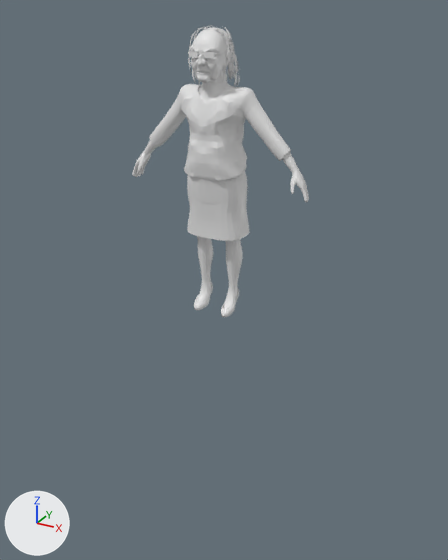
The FBX model The Forgotten Pages/Assets/Art/librarian.fbx, before and after one commit.
Before and after are seen from a camera (50 mm lens) standing at (1.83, -3.2, 1.83) and looking at (0.0, 0.13, 0.17). Arrows for +X, +Y and +Z are at lower left; the lights stay in place.

In view in the first picture: 'Mesh', 'body', 'glasses', 'head', 'legs'.
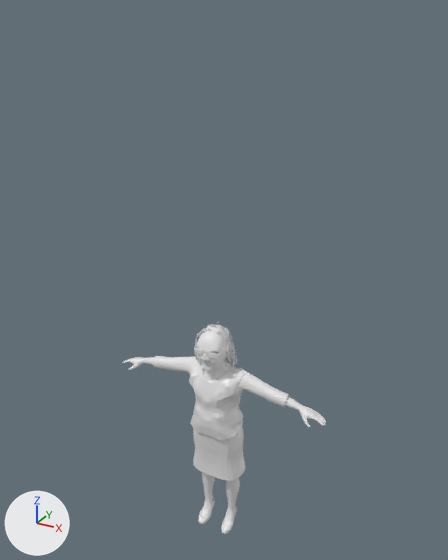
The newer file adds an action. The first version stands in its rest pose; the second is drawn at frame 1 of the action 'body_rig|t-pose'.

Location of each change, (x1, y1, x2, y2) in pixels of the pictures (448 x 560 px):
```json
{"object": "body", "change": "posed", "before": [132, 84, 309, 203], "after": [123, 356, 326, 440], "on screen": "15% wider, 29% shorter"}
{"object": "legs", "change": "posed", "before": [187, 172, 250, 317], "after": [193, 427, 245, 534], "on screen": "17% narrower, 26% shorter"}
{"object": "head", "change": "posed", "before": [190, 28, 232, 101], "after": [196, 325, 232, 381], "on screen": "14% narrower, 23% shorter"}
{"object": "Mesh", "change": "posed", "before": [188, 25, 240, 88], "after": [195, 322, 237, 372], "on screen": "19% narrower, 20% shorter"}
{"object": "glasses", "change": "posed", "before": [188, 50, 228, 58], "after": [194, 345, 227, 358]}
{"bone": "spine_lower", "before": "(214, 165) to (213, 134)", "after": "(216, 420) to (214, 400)"}
{"bone": "arm_upper.L", "before": "(243, 102) to (274, 137)", "after": "(237, 377) to (272, 392)"}
{"bone": "forearm.L", "before": "(274, 137) to (295, 170)", "after": "(272, 392) to (300, 408)"}
{"bone": "hand.L", "before": "(295, 170) to (303, 186)", "after": "(300, 408) to (314, 414)"}
{"bone": "arm_upper.R", "before": "(190, 98) to (166, 126)", "after": "(198, 366) to (170, 361)"}
{"bone": "forearm.R", "before": "(166, 126) to (147, 152)", "after": "(170, 361) to (145, 360)"}
{"bone": "hand.R", "before": "(147, 152) to (140, 163)", "after": "(145, 360) to (134, 359)"}
```

Scene script edits in JSON lines:
```json
{"block": "bone_spine_lower", "where": "bone_spine_lower = bpy.data.objects['body_rig'].pose.bones['spine_lower']"}
{"op": "set", "path": "bone_spine_lower.location", "old": "(0.0, 0.0, 0.0)", "new": "(0.0, -1.852, 0.178)"}
{"block": "bone_arm_upper_l", "where": "bone_arm_upper_l = bpy.data.objects['body_rig'].pose.bones['arm_upper.L']  # child of 'shoulder.L'"}
{"op": "set", "path": "bone_arm_upper_l.location", "old": "(0.0, 0.0, 0.0)", "new": "(0.002, -0.035, -0.003)"}
{"op": "set", "path": "bone_arm_upper_l.rotation_quaternion", "old": "(1.0, 0.0, 0.0, 0.0)", "new": "(0.956, 0.024, -0.022, 0.292)", "note": "degrees (0, 0, 0) -> degrees (2, -3, 34)"}
{"block": "bone_forearm_l", "where": "bone_forearm_l = bpy.data.objects['body_rig'].pose.bones['forearm.L']  # child of 'arm_upper.L'"}
{"op": "set", "path": "bone_forearm_l.rotation_quaternion", "old": "(1.0, 0.0, 0.0, 0.0)", "new": "(0.999, -0.003, 0.002, 0.032)", "note": "degrees (0, 0, 0) -> degrees (0, 0, 4)"}
{"block": "bone_hand_l", "where": "bone_hand_l = bpy.data.objects['body_rig'].pose.bones['hand.L']  # child of 'forearm.L'"}
{"op": "set", "path": "bone_hand_l.rotation_quaternion", "old": "(1.0, 0.0, 0.0, 0.0)", "new": "(0.997, -0.006, 0.004, 0.071)", "note": "degrees (0, 0, 0) -> degrees (-1, 1, 8)"}
{"block": "bone_arm_upper_r", "where": "bone_arm_upper_r = bpy.data.objects['body_rig'].pose.bones['arm_upper.R']  # child of 'shoulder.R'"}
{"op": "set", "path": "bone_arm_upper_r.location", "old": "(0.0, 0.0, 0.0)", "new": "(-0.002, -0.035, -0.003)"}
{"op": "set", "path": "bone_arm_upper_r.rotation_quaternion", "old": "(1.0, 0.0, 0.0, 0.0)", "new": "(0.956, 0.024, 0.022, -0.292)", "note": "degrees (0, 0, 0) -> degrees (2, 3, -34)"}
{"block": "bone_forearm_r", "where": "bone_forearm_r = bpy.data.objects['body_rig'].pose.bones['forearm.R']  # child of 'arm_upper.R'"}
{"op": "set", "path": "bone_forearm_r.rotation_quaternion", "old": "(1.0, 0.0, 0.0, 0.0)", "new": "(0.999, -0.003, -0.002, -0.032)", "note": "degrees (0, 0, 0) -> degrees (0, 0, -4)"}
{"block": "bone_hand_r", "where": "bone_hand_r = bpy.data.objects['body_rig'].pose.bones['hand.R']  # child of 'forearm.R'"}
{"op": "set", "path": "bone_hand_r.rotation_quaternion", "old": "(1.0, 0.0, 0.0, 0.0)", "new": "(0.997, -0.006, -0.004, -0.071)", "note": "degrees (0, 0, 0) -> degrees (-1, -1, -8)"}
{"block": "bone_main_001", "where": "bone_main_001 = bpy.data.objects['body_rig'].pose.bones['main.001']"}
{"op": "set", "path": "bone_main_001.location", "old": "(0.0, 0.0, 0.0)", "new": "(0.0, 0.0, -1.86)"}
```
